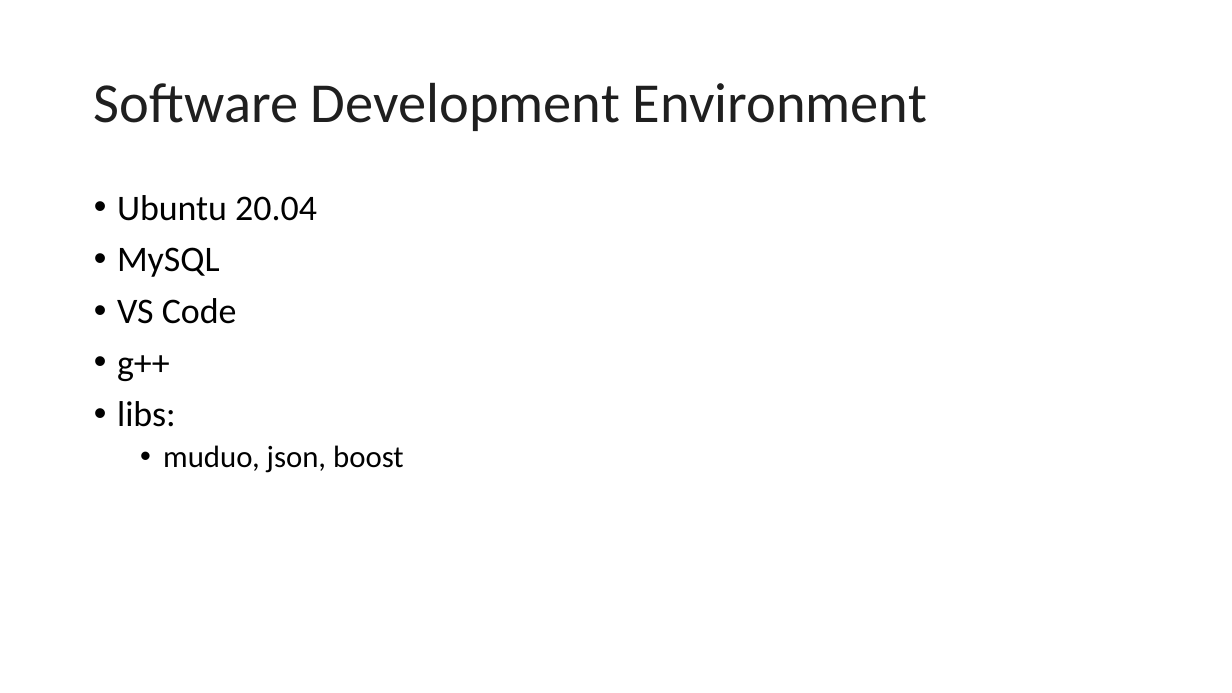
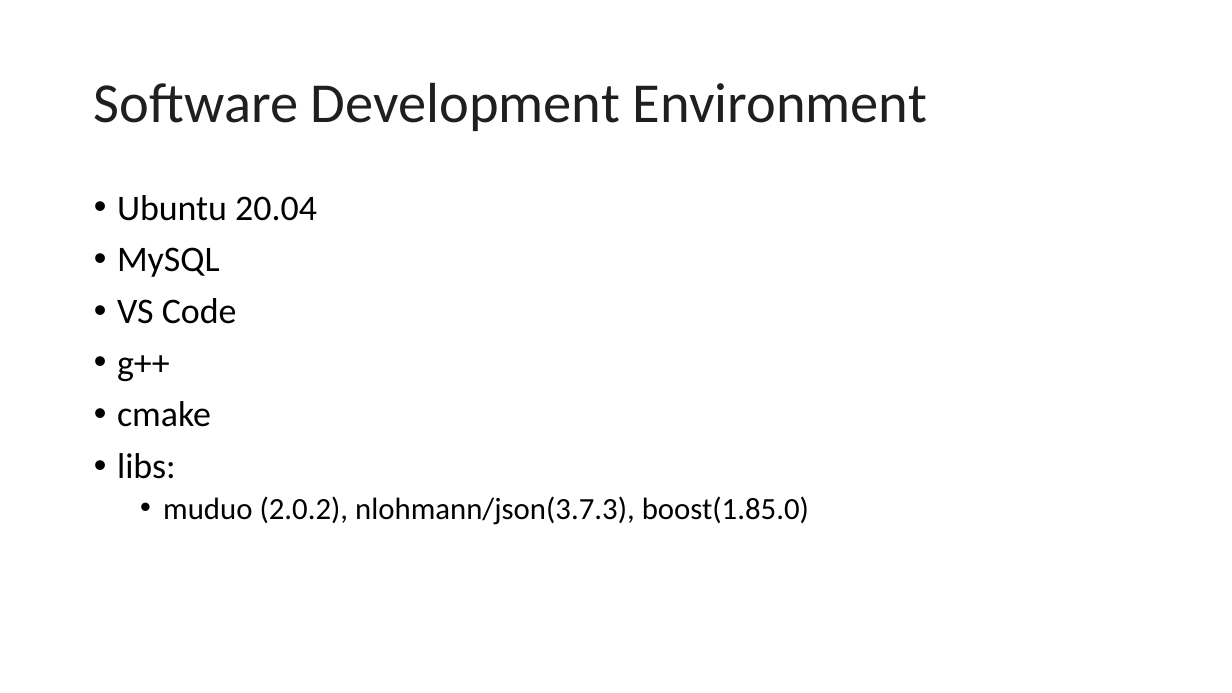
Before and after one commit to Chufeng-Jiang/Cluster_ChatServer, a slide deck: slide 2 of Advanced Linux Final Project.pptx. Drawn at 1232x693 pixels with LibreOffice and Linux fonts; fonts in the diff are those of the drawing. Boxes give left, top, right and bottom in pixels: in the first picture for what was removed or moved away, otherwise in the second. Text is boxed around its words. In the diff, an @@ line names an element or a change of style, - is before the commit and + after.

```diff
--- a/Advanced Linux Final Project.pptx
+++ b/Advanced Linux Final Project.pptx
@@ text at [117,401,211,427]: paragraph added @@
+• cmake
@@ text at [163,496,809,525]: text changed @@
-  • muduo, json, boost
+  • muduo (2.0.2), nlohmann/json(3.7.3), boost(1.85.0)
```
Also in this commit, not shown: 4 other slides changed, 2 slides added.
